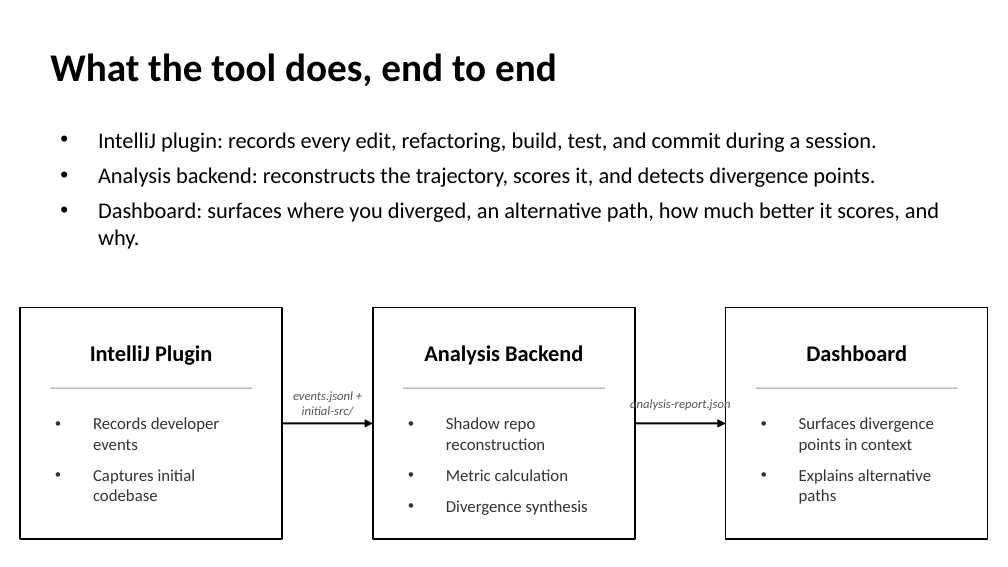
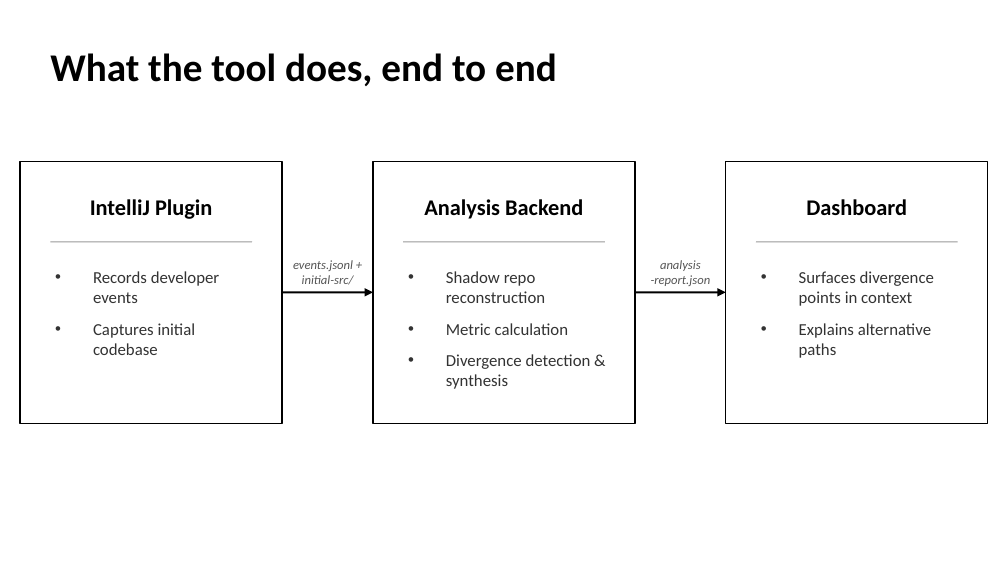
Before and after one commit to EthanHosier/fyp, a slide deck: slide 6 of presentation/slides.pptx (slide 7 before the commit). Drawn at 1008x567 pixels with LibreOffice and Linux fonts; fonts in the diff are those of the drawing. Boxes give left, top, right and bottom in pixels: in the first picture for what was removed or moved away, otherwise in the second. Text is boxed around its words. In the diff, an @@ line names an element or a change of style, - is before the commit and + after.

Commit message:
feat: more slide changes

```diff
--- a/presentation/slides.pptx
+++ b/presentation/slides.pptx
@@ text removed at [98, 132, 939, 249] @@
-• IntelliJ plugin: records every edit, refactoring, build, test, and commit during a session.
-• Analysis backend: reconstructs the trajectory, scores it, and detects divergence points.
-• Dashboard: surfaces where you diverged, an alternative path, how much better it scores, and why.
@@ rectangle: place and size @@
-rectangle at [20, 307, 282, 539]
+rectangle at [20, 161, 282, 423]
@@ rectangle: place and size @@
-rectangle at [373, 307, 635, 539]
+rectangle at [373, 161, 635, 423]
@@ rectangle: place and size @@
-rectangle at [726, 307, 988, 539]
+rectangle at [726, 161, 988, 423]
@@ text "events.jsonl + initial-src/": place and size @@
-text "events.jsonl + initial-src/" at [293, 391, 354, 416]
+text "events.jsonl + initial-src/" at [293, 260, 354, 285]
@@ text "events.jsonl + initial-src/" at [293, 260, 354, 285]: vertical alignment middle to bottom @@
@@ text "analysis" at [651, 260, 711, 286]: vertical alignment middle to bottom @@
@@ text "Records developer events": place and size @@
-text "Records developer events" at [93, 417, 220, 501]
+text "Records developer events" at [93, 271, 220, 355]
@@ text "Shadow repo reconstruction": place and size @@
-text "Shadow repo reconstruction" at [446, 417, 588, 515]
+text "Shadow repo reconstruction" at [446, 271, 591, 389]
@@ text at [651, 260, 711, 286]: text changed @@
-analysis-report.json
+analysis
+-report.json
@@ text "Surfaces divergence points in context": place and size @@
-text "Surfaces divergence points in context" at [799, 417, 934, 504]
+text "Surfaces divergence points in context" at [799, 271, 934, 358]
@@ 3 texts, 3 lines: place and size @@
-3 texts, 3 lines at [50, 345, 958, 388]
+3 texts, 3 lines at [50, 199, 958, 242]
@@ arrow moved from (282, 423) - (373, 423) to (282, 292) - (373, 292) @@
@@ arrow moved from (635, 423) - (726, 423) to (635, 292) - (726, 292) @@
@@ text at [446, 354, 591, 389]: text changed @@
-• Divergence synthesis
+• Divergence detection & synthesis
```
Also in this commit, not shown: 6 other slides changed, 1 slide added, 4 slides removed, 2 other files.
